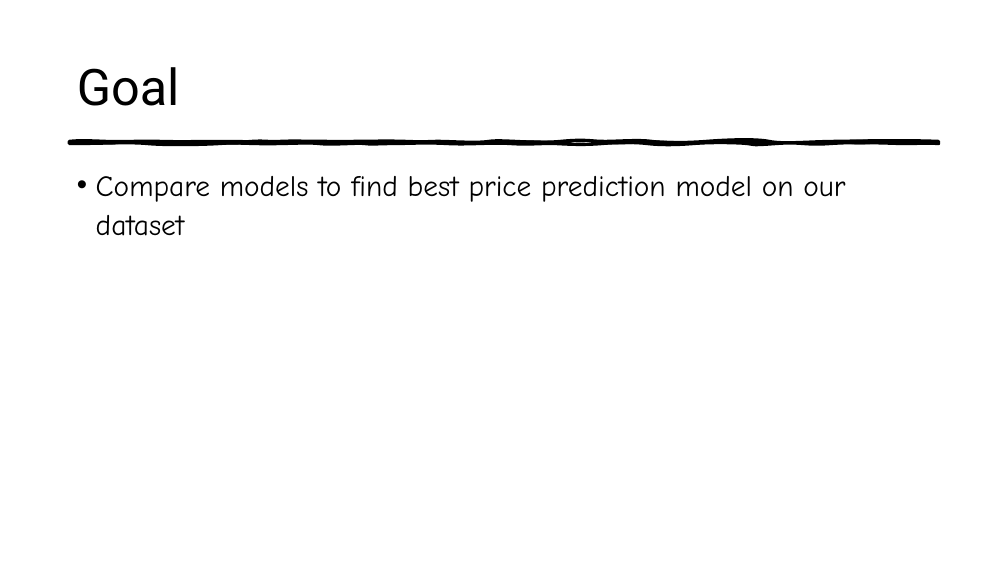
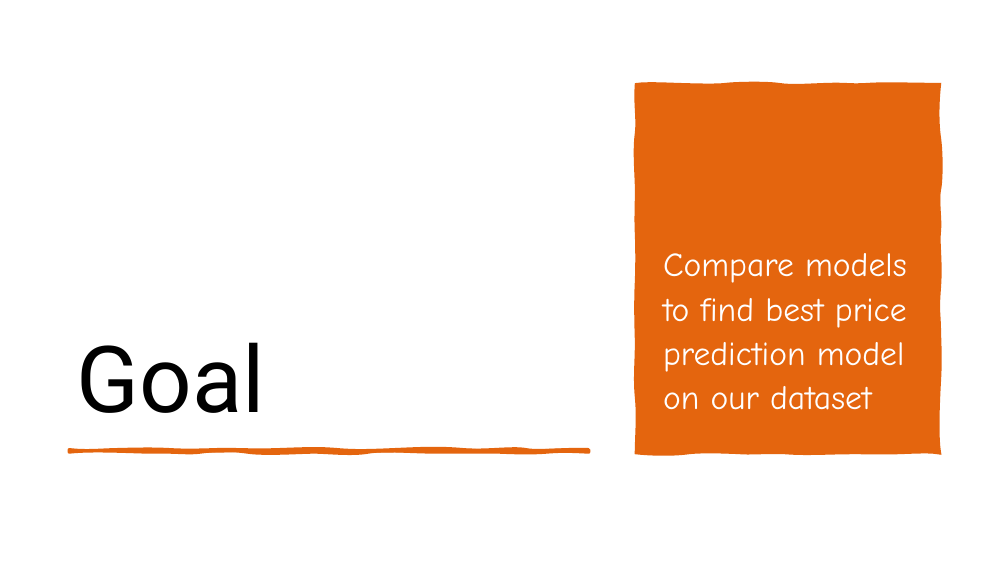
Before and after one commit to dev-aniketsingh/AirBnbSeniorProject, a slide deck: slide 15 of presentation.pptx. Drawn at 1008x567 pixels with LibreOffice and Linux fonts; fonts in the diff are those of the drawing. Boxes give left, top, right and bottom in pixels: in the first picture for what was removed or moved away, otherwise in the second. Text is boxed around its words. In the diff, an @@ line names an element or a change of style, - is before the commit and + after.

```diff
--- a/presentation.pptx
+++ b/presentation.pptx
@@ rectangle added at (0,0,1008,567), fill #FFFFFF @@
@@ freeform shape added at (637,85,939,452), fill #E4650E, outline #E4650E 4.5 pt @@
@@ title "Goal": place and size @@
-title "Goal" at (77,67,180,106)
+title "Goal" at (77,342,265,413)
@@ title "Goal" at (77,342,265,413): size 48 to 88 pt; vertical alignment middle to bottom @@
@@ text "Compare models to find best ...": place and size @@
-text "Compare models to find best ..." at (96,176,845,236)
+text "Compare models to find best ..." at (663,253,907,410)
@@ text "Compare models to find best ..." at (663,253,907,410): size 28 to 32 pt, text colour #000000 to #FFFFFF; bullet • to none; vertical alignment top to bottom @@
@@ freeform shape removed at (70,141,939,144) @@
@@ freeform shape added at (70,450,589,452), fill #E4650E, outline #E4650E 3.25 pt @@
```
Also in this commit, not shown: 3 other slides changed, 12 other files.
